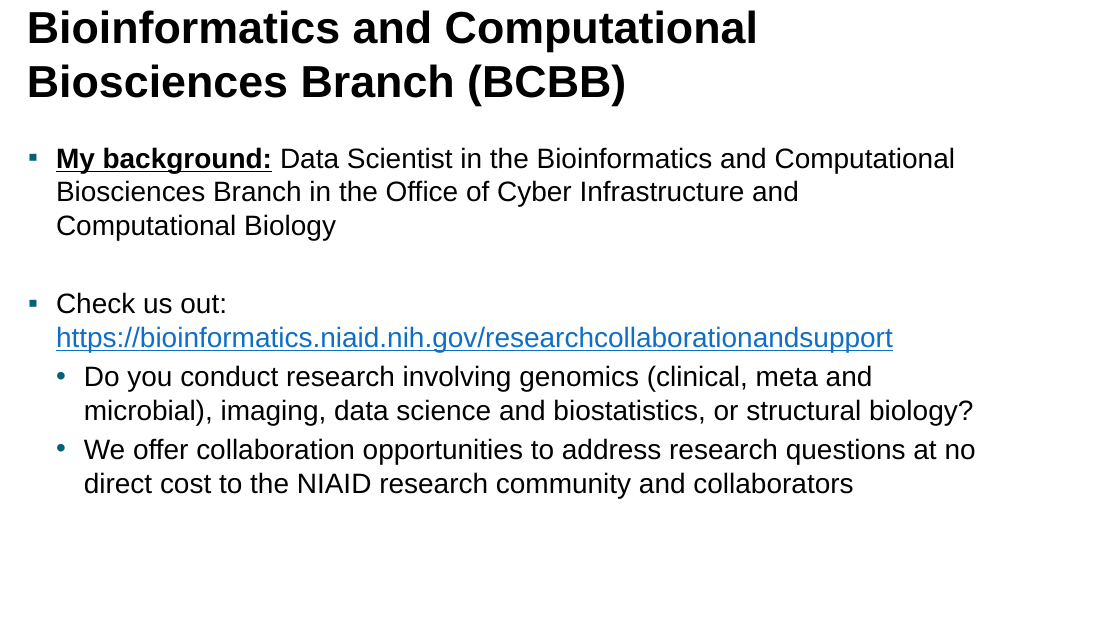
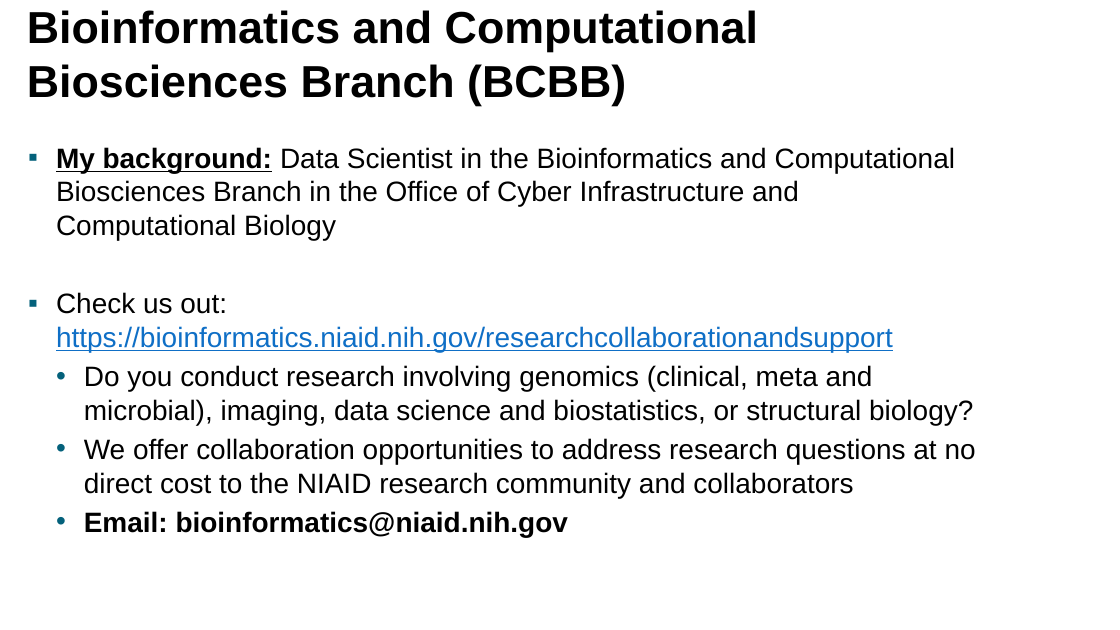
Before and after one commit to niaid/computational.flow.cytometry, a slide deck: slide 2 of Introduction to Computational Flow Cytometry in R.pptx. Drawn at 1120x630 pixels with LibreOffice and Linux fonts; fonts in the diff are those of the drawing; background and template pictures are left out. Boxes give left, top, right and bottom in pixels: in the first picture for what was removed or moved away, otherwise in the second. Text is boxed around its words. In the diff, an @@ line names an element or a change of style, - is before the commit and + after.

```diff
--- a/Introduction to Computational Flow Cytometry in R.pptx
+++ b/Introduction to Computational Flow Cytometry in R.pptx
@@ text at [84, 511, 568, 537]: paragraph added @@
+  • Email: bioinformatics@niaid.nih.gov
```
Also in this commit, not shown: 4 other slides changed, 2 other files.
